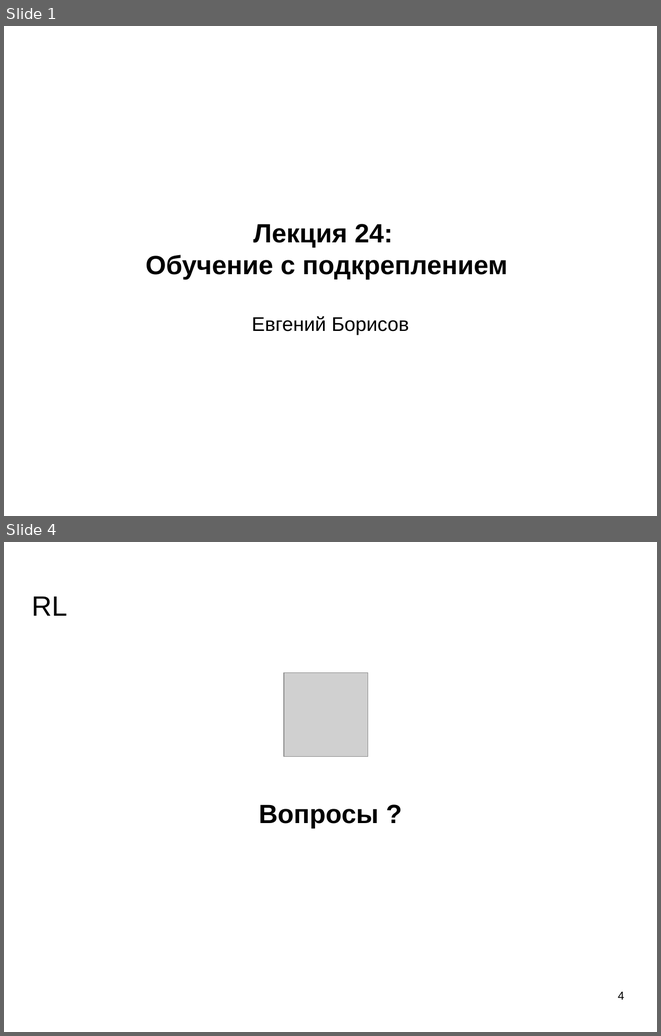
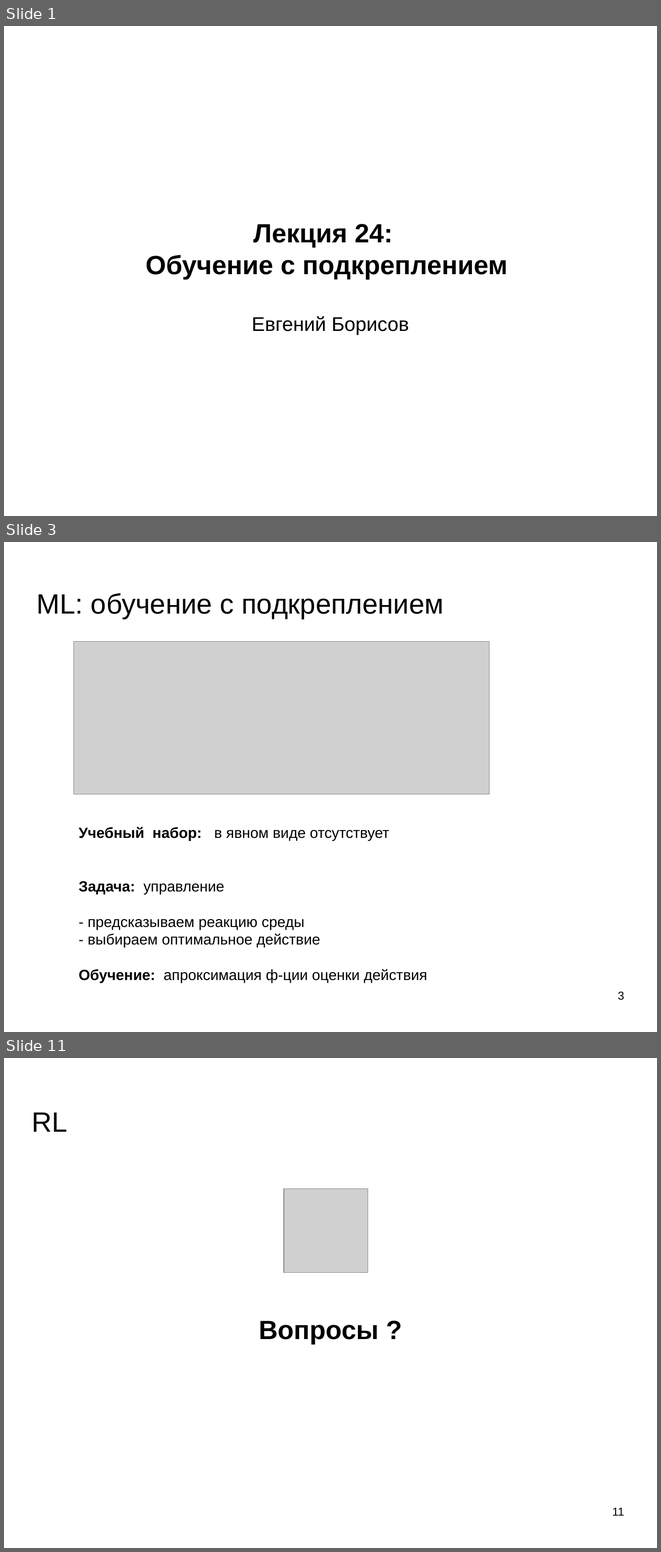
Before and after one commit to mechanoid5/ml_lectorium_legacy, a slide deck: 24-rl-dqn.odp. Shown one above the other, each under a label of ours: slides 1 and 4 before the commit, slides 1, 3 and 11 after it; the slides between them are not shown. The pictures are 661x1036 and 661x1552 pixels, drawn with LibreOffice and Linux fonts; fonts in the diff are those of the drawing; grey boxes stand for pictures; background and template pictures are left out. Boxes give left, top, right and bottom in pixels: in the first picture for what was removed or moved away, otherwise in the second. Text is boxed around its words. In the diff, an @@ line names an element or a change of style, - is before the commit and + after.

```diff
--- a/24-rl-dqn.odp
+++ b/24-rl-dqn.odp
@@ slide 3 added at bbox=[4, 542, 657, 1032], background picture (left out) @@
@@ title added at bbox=[37, 593, 443, 619], 33.9 pt, text #000000 @@
+ML: обучение с подкреплением
@@ picture added at bbox=[74, 642, 489, 794] @@
@@ title added at bbox=[79, 827, 427, 983], 18 pt, text #000000 @@
+Учебный набор: в явном виде отсутствует
+Задача: управление
+- предсказываем реакцию среды
+- выбираем оптимальное действие
+Обучение: апроксимация ф-ции оценки действия
@@ page number added at bbox=[618, 991, 624, 1000], 14 pt, text #000000 @@
+3
@@ what was slide 4 is now slide 11 @@
@@ page number at bbox=[612, 1507, 625, 1515]: text changed @@
-4
+11
```
Also in this commit, not shown: 1 slide changed, 7 other slides added, 1 slide removed.
